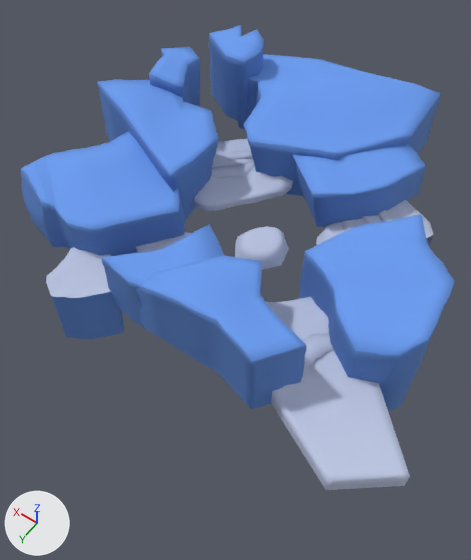
Before and after pictures for a commit that changed the FBX model SILA/Assets/Meshes/Terrain/NEW/Zone4.FBX.
One viewpoint serves both versions: a 50 mm lens placed at (-297.0, 429.0, 542.0), pointed at (-35.0, 61.0, -35.0). Arrows for +X, +Y and +Z are at lower left; the lights stay in place. Where no turn or scale is listed for an object, it has been applied to the vertices.

The first picture shows 'Zone4Sol', 'Zone4V2'.
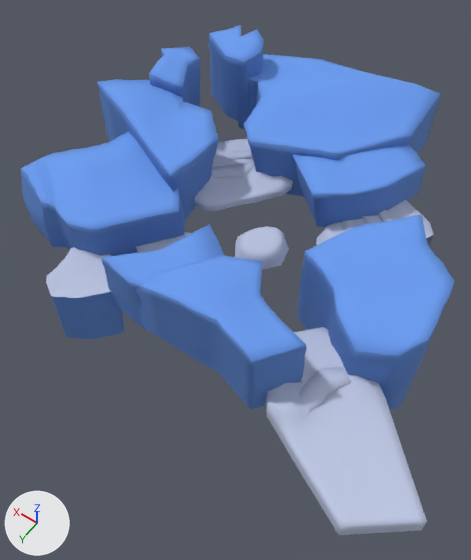
What differs and where, as boxes [x1, y1, x2, y2] in the pictures (471 x 560 px; the box of a moved part takes in the faces that stretch with it):
'Zone4Sol', reshaped (13% taller): before [46, 139, 434, 490]; after [46, 139, 434, 535]
part 1 of me_mesh_001, moved or reshaped: before [265, 297, 410, 490]; after [265, 327, 427, 535]
part 2 of me_mesh_001, moved or reshaped: before [302, 333, 334, 371]; after [299, 367, 352, 414]

Edits to the bpy script that builds the scene:
```text
Change me_mesh_001:
    where me_mesh_001.from_pydata(...)  # 2415 vertices, 2206 faces; spans x -271.0..188.0, y -207.0..194.0, z -21.0..15.0
    used by ob_zone4sol; location = (-23.0, 19.0, -2.0)
    me_mesh_001 part 1: the loose piece of 537 vertices spanning x -271.0..-44.0, y 20.0..194.0, z -21.0..14.0 is moved by (-29.0, 27.0, 0.0)
    me_mesh_001 part 2: the loose piece of 74 vertices spanning x -160.0..-123.0, y 61.0..131.0, z 1.0..5.0 is moved by (-29.0, 27.0, 0.0)
```
